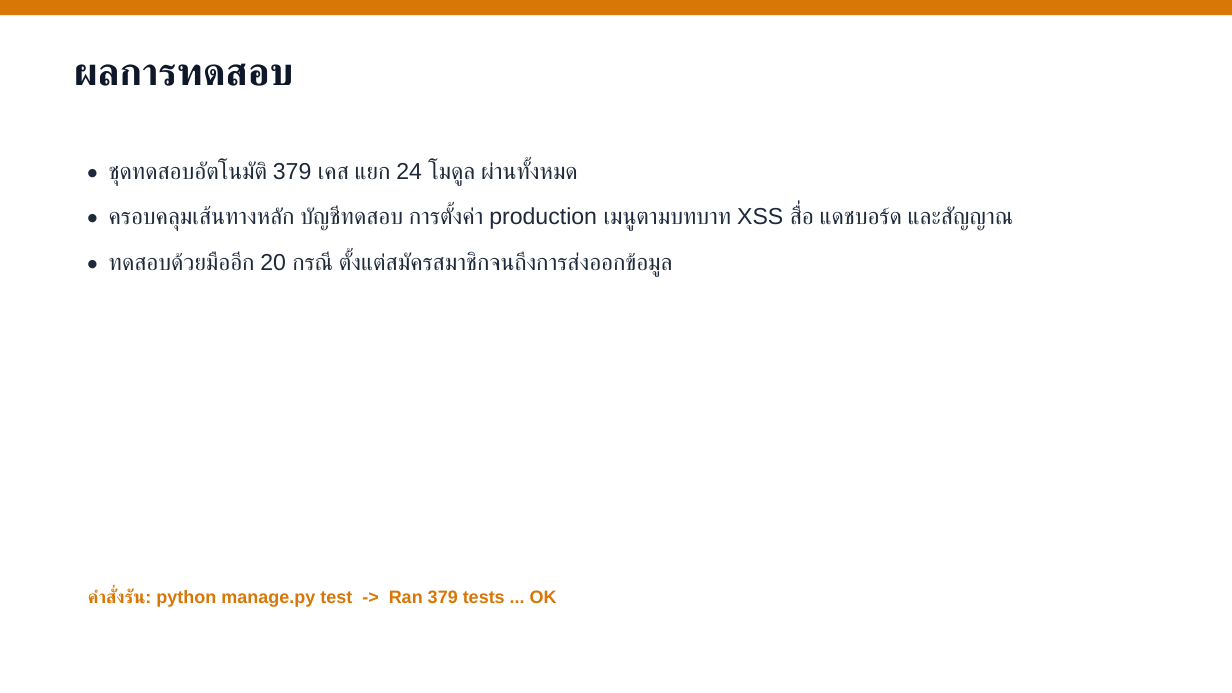
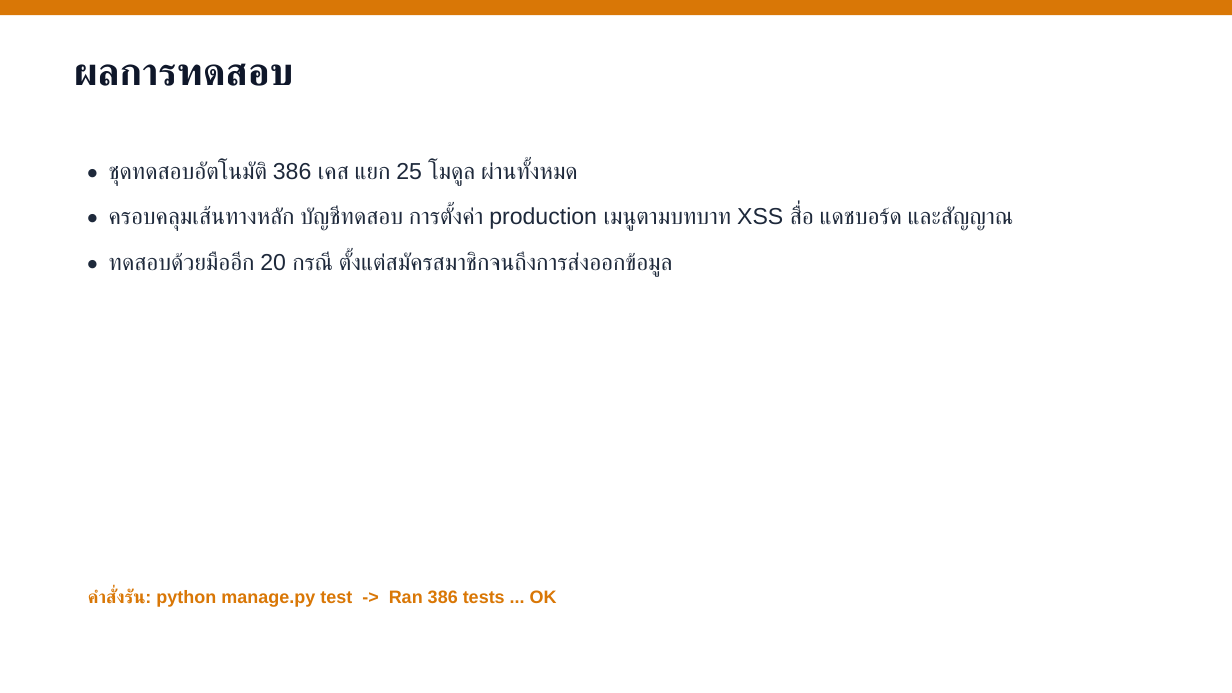
Before and after one commit to tlemtv098-dotcom/YumparkjureQRsong, a slide deck: slide 13 of deliverables/ไฟล์นำเสนอ.pptx. Drawn at 1232x693 pixels with LibreOffice and Linux fonts; fonts in the diff are those of the drawing. Boxes give left, top, right and bottom in pixels: in the first picture for what was removed or moved away, otherwise in the second. Text is boxed around its words. In the diff, an @@ line names an element or a change of style, - is before the commit and + after.

Commit message:
Refresh documents to 386 tests across 25 modules

```diff
--- a/deliverables/ไฟล์นำเสนอ.pptx
+++ b/deliverables/ไฟล์นำเสนอ.pptx
@@ text at box(109, 160, 578, 186): text changed @@
-• ชุดทดสอบอัตโนมัติ 379 เคส แยก 24 โมดูล ผ่านทั้งหมด
+• ชุดทดสอบอัตโนมัติ 386 เคส แยก 25 โมดูล ผ่านทั้งหมด
@@ text at box(88, 589, 557, 607): text changed @@
-คำสั่งรัน: python manage.py test -> Ran 379 tests ... OK
+คำสั่งรัน: python manage.py test -> Ran 386 tests ... OK
```
Also in this commit, not shown: 5 other files.
